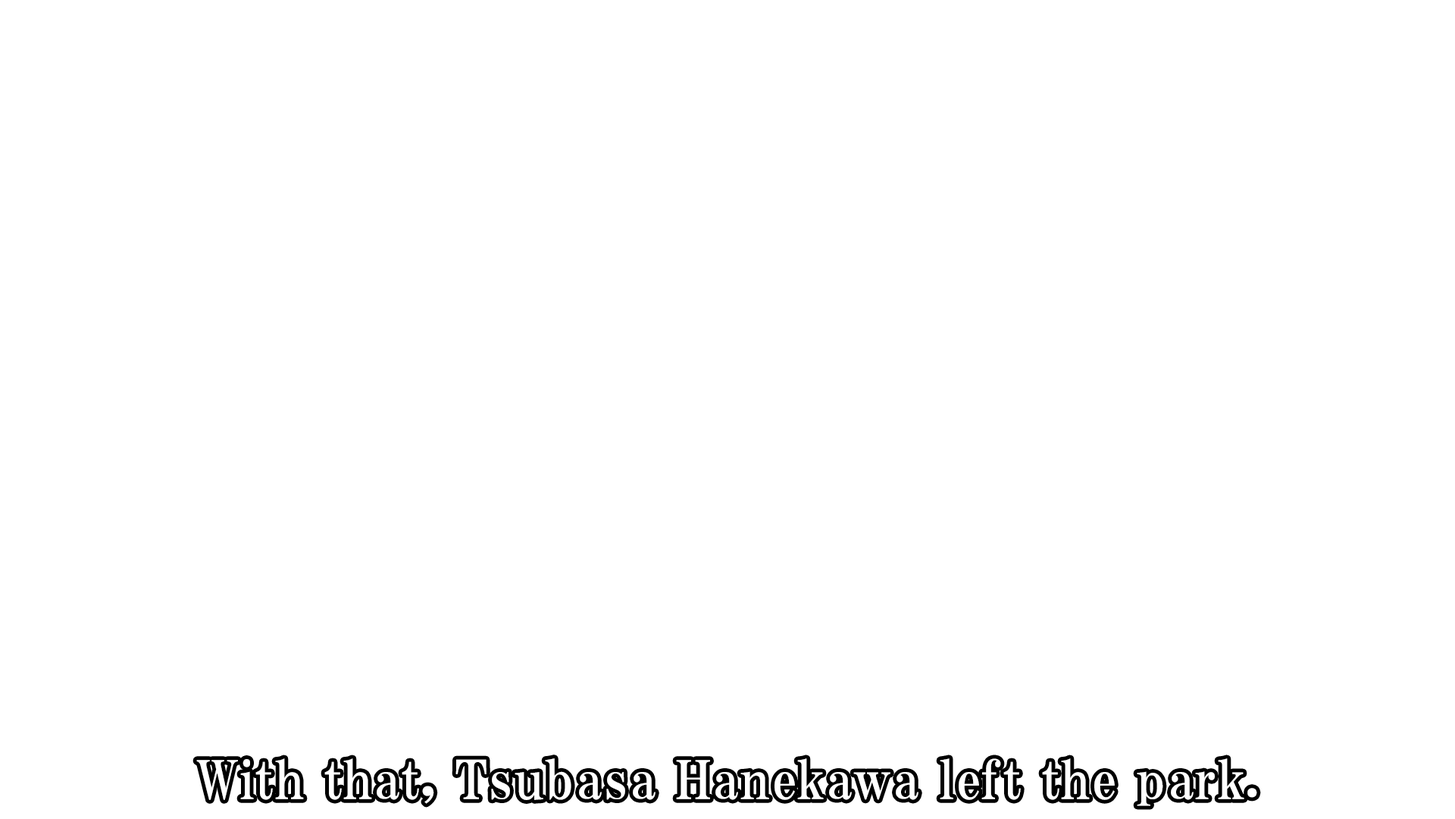
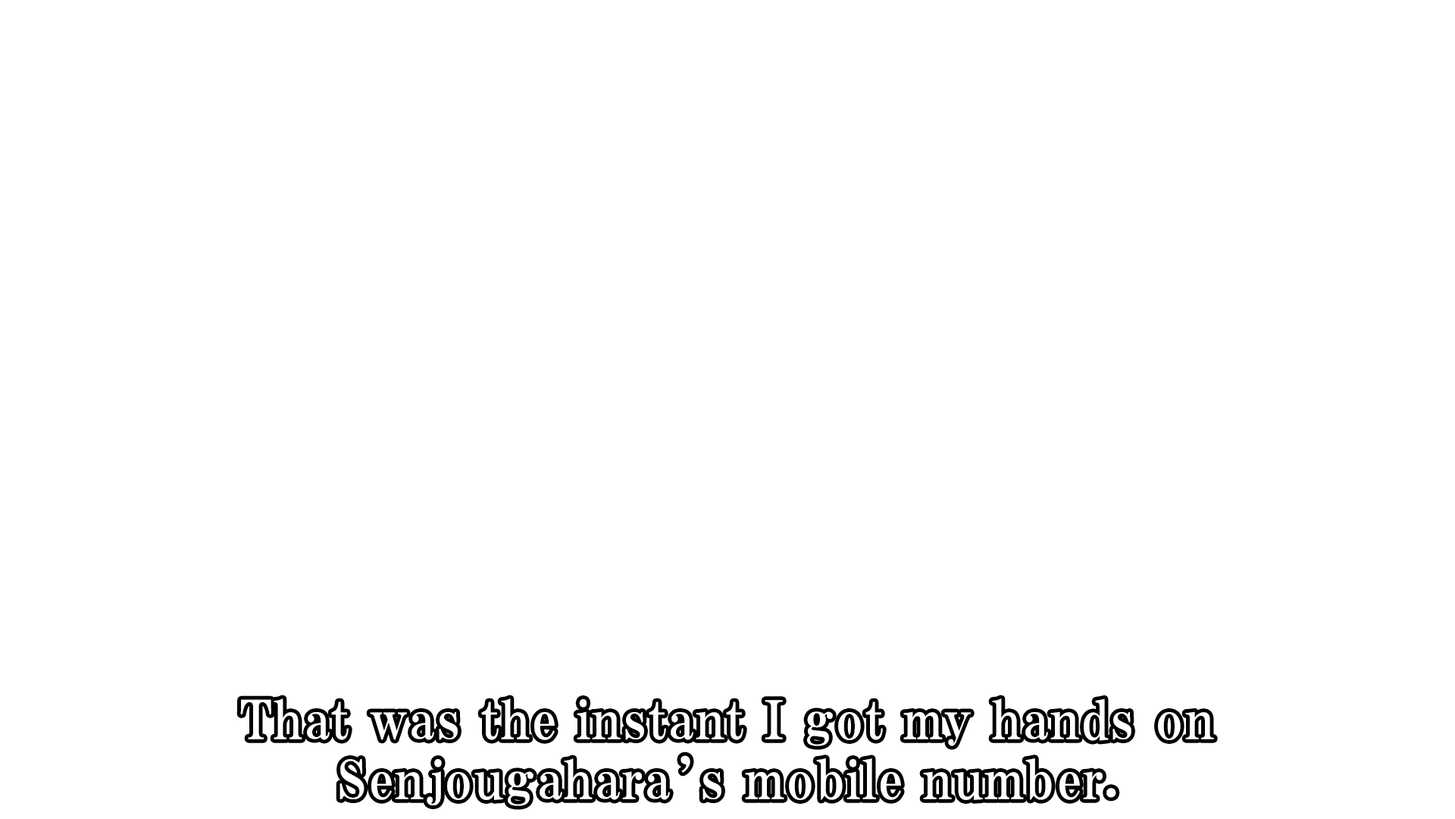
Two versions of the same layered image (1455x819). Layer-by-layer changes:
hid "With that, Tsubasa Hanekawa left the park." over [left=196, top=757, right=1258, bottom=806]
renamed "That was the moment I acquired Senjougahara’s cell phone number" to "That was the instant I got my hands on Senjougahara’s mobile nu", showed it, painted on it over [left=240, top=698, right=1215, bottom=806]
